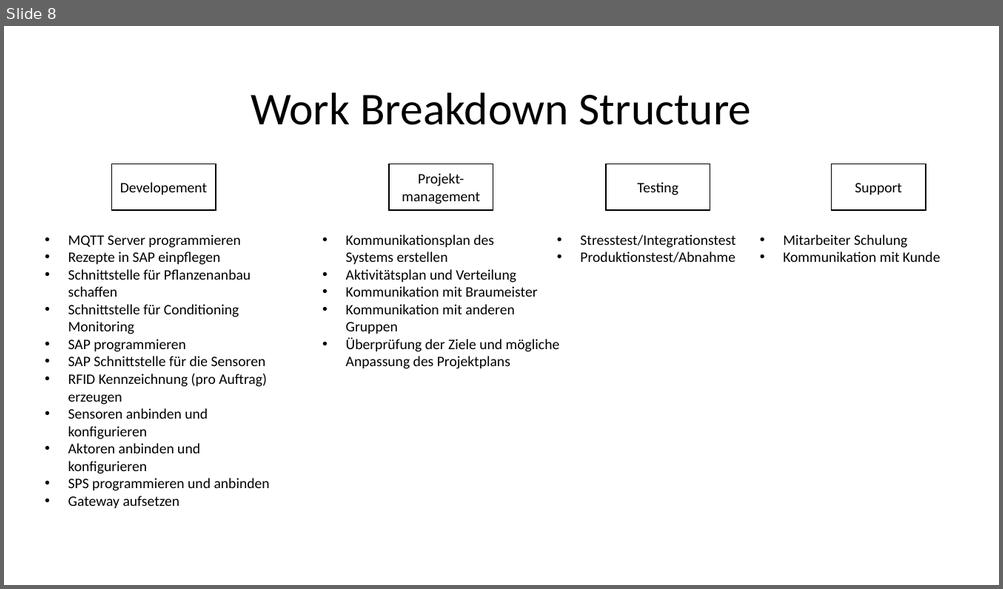
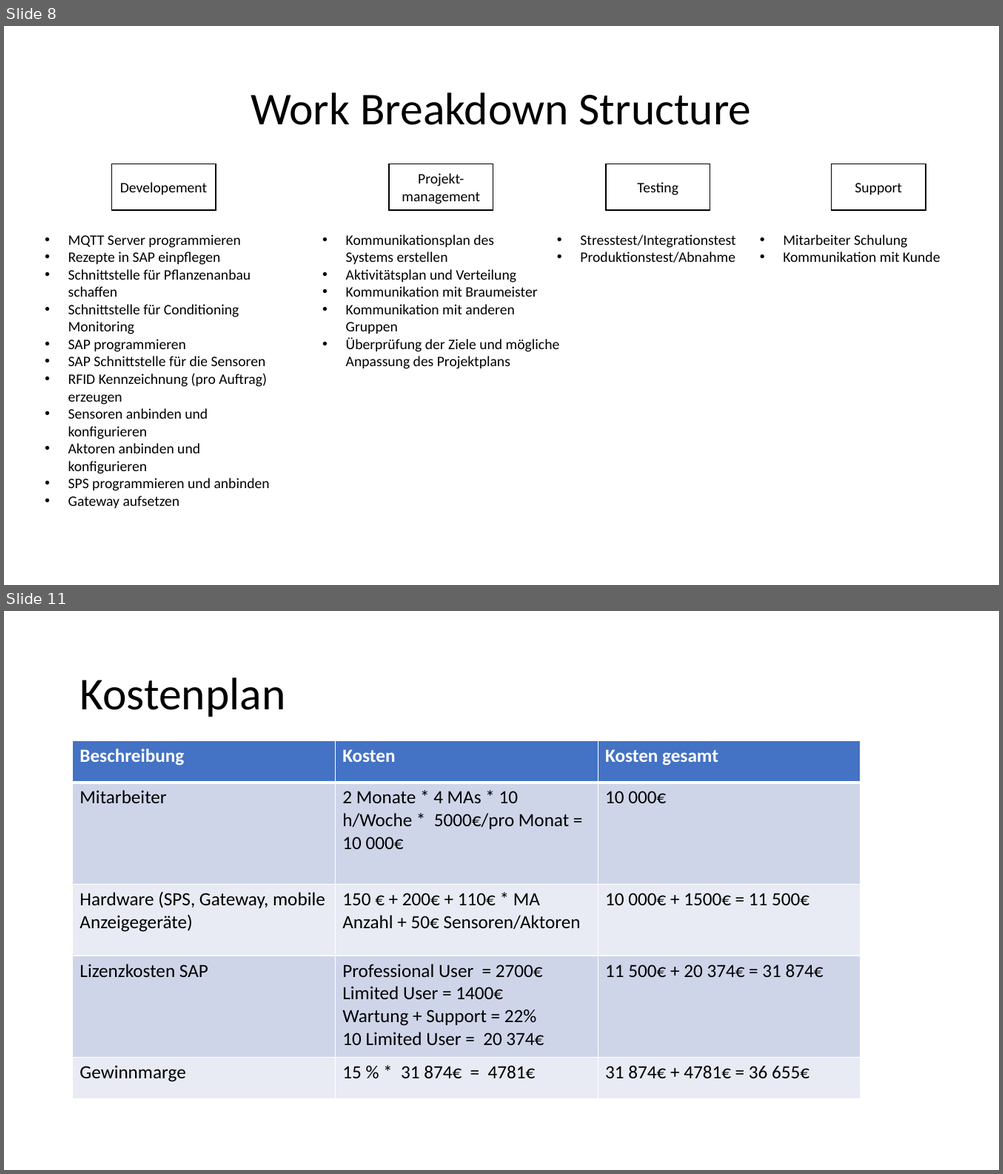
Before and after one commit to albae3333/DigitaleFabrik, a slide deck: Präsentation/Präsentation_Entwurf.pptx. Shown one above the other, each under a label of ours: slide 8 before the commit, slides 8 and 11 after it; the slides between them are not shown. The pictures are 1003x589 and 1003x1174 pixels, drawn with LibreOffice and Linux fonts; fonts in the diff are those of the drawing. Boxes give left, top, right and bottom in pixels: in the first picture for what was removed or moved away, otherwise in the second. Text is boxed around its words. In the diff, an @@ line names an element or a change of style, - is before the commit and + after.

```diff
--- a/Präsentation/Präsentation_Entwurf.pptx
+++ b/Präsentation/Präsentation_Entwurf.pptx
@@ slide 11 added at [4,611,999,1170], background #FFFFFF @@
@@ title added at [79,678,285,717], 44 pt, text #000000 @@
+Kostenplan
@@ table added at [73,741,860,1099], 5 rows, 3 columns @@
+Beschreibung | Kosten | Kosten gesamt
+Mitarbeiter | 2 Monate * 4 MAs * 10 h/Woche * 5000€/pro Monat = 10 000€ | 10 000€
+Hardware (SPS, Gateway, mobile Anzeigegeräte) | 150 € + 200€ + 110€ * MA Anzahl + 50€ Sensoren/Aktoren | 10 000€ + 1500€ = 11 500€
+Lizenzkosten SAP | Professional User = 2700€ / Limited User = 1400€ / Wartung + Support = 22% / 10 Limited User = 20 374€ | 11 500€ + 20 374€ = 31 874€
+Gewinnmarge | 15 % * 31 874€ = 4781€ | 31 874€ + 4781€ = 36 655€
```
Also in this commit, not shown: 2 slides changed, 2 other slides added, 3 slides removed, 1 other file.
